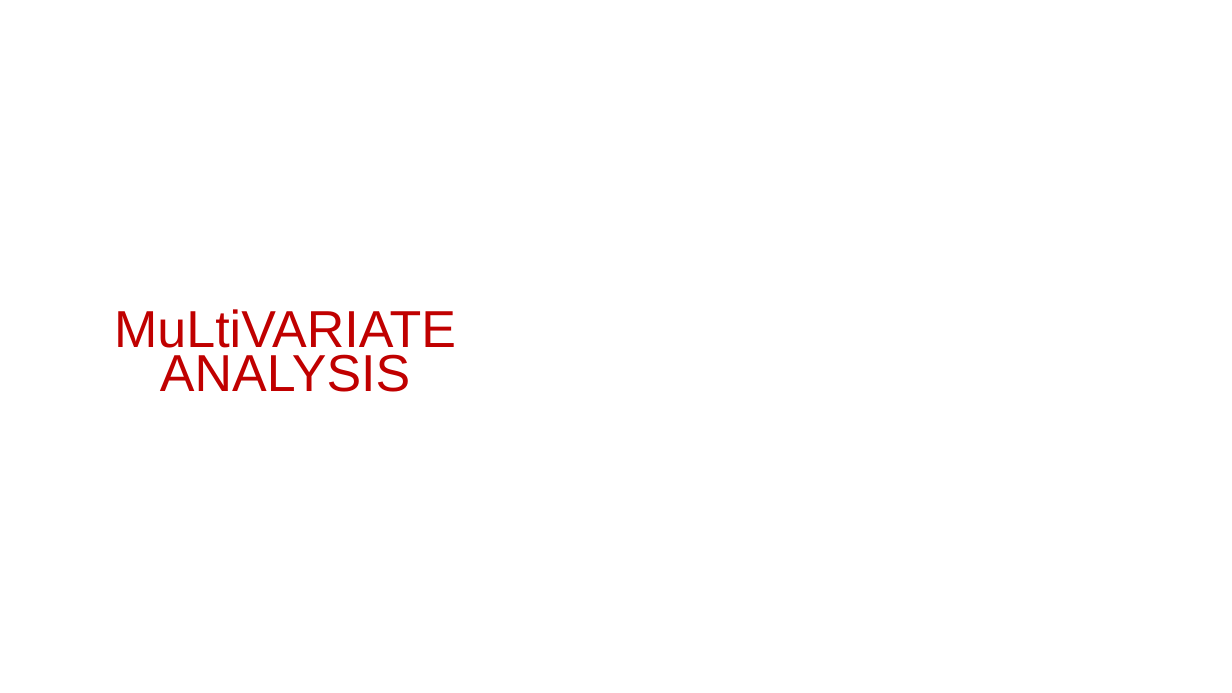
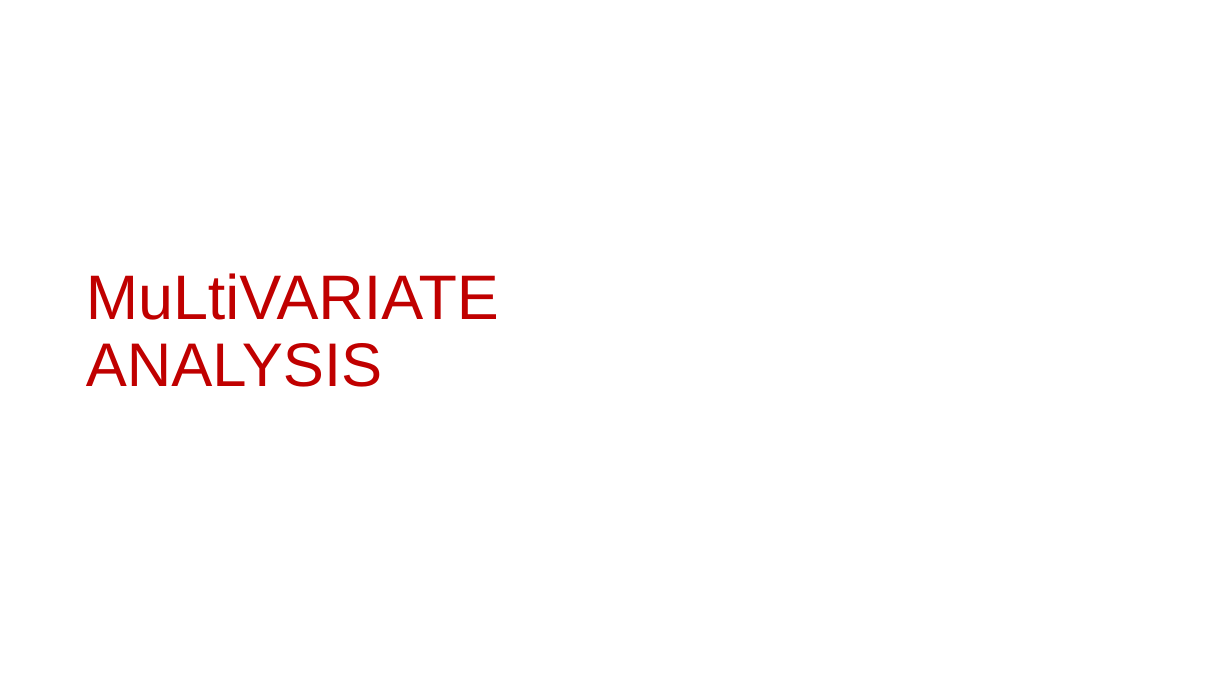
Before and after one commit to ManasaSiripurapu/smart-tv-analysis, a slide deck: slide 18 of SmartTV_DataAnalysis.pptx (slide 20 before the commit). Drawn at 1232x693 pixels with LibreOffice and Linux fonts; fonts in the diff are those of the drawing; background and template pictures are left out. Boxes give left, top, right and bottom in pixels: in the first picture for what was removed or moved away, otherwise in the second. Text is boxed around its words. In the diff, an @@ line names an element or a change of style, - is before the commit and + after.

```diff
--- a/SmartTV_DataAnalysis.pptx
+++ b/SmartTV_DataAnalysis.pptx
@@ text "MuLtiVARIATE ANALYSIS" at <box>86,273,499,387</box>: size 40.5 to 49 pt in "MuLtiVARIATE"; size 40.5 to 48 pt in "ANALYSIS"; alignment centre to left; line spacing 0.7 to 0.9 @@
```
Also in this commit, not shown: 19 other slides changed, 1 slide added, 3 slides removed.
